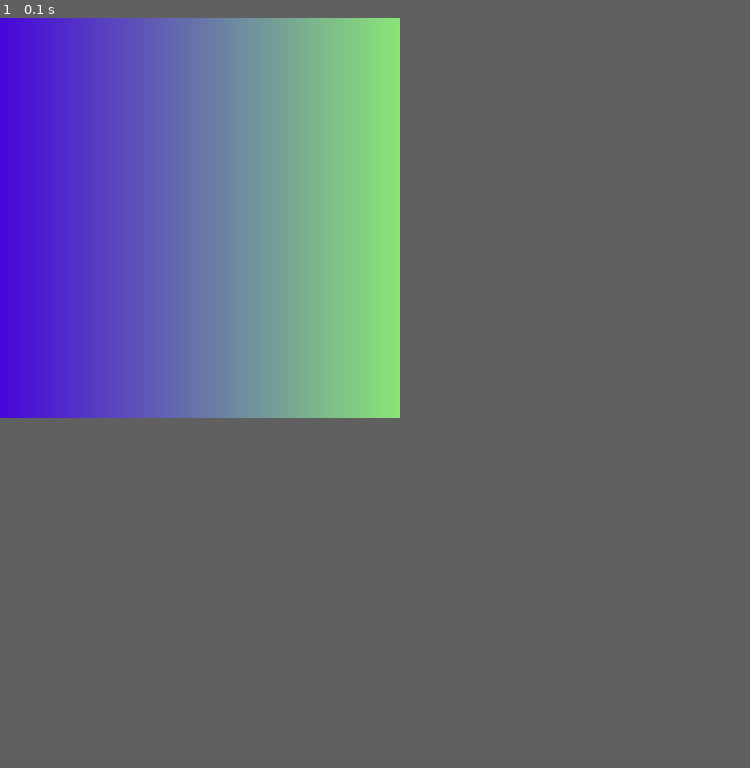
Above: before the commit, frame 1.
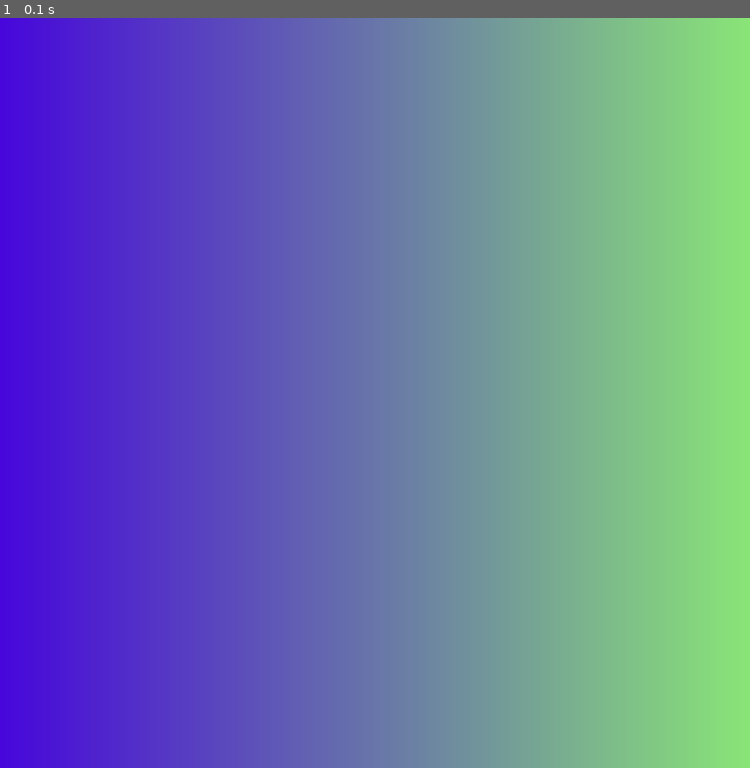
Above: after the commit, the same moment.

Repository: ShriramShagri/pygamesnippets
Game: pygame game, started from Background/gradient.py
The game is run twice, just before and just after one commit, with the same random seed, the same clock (stepped at 60 frames per second) and the same inputs.
Inputs:
- Up to frame 1 (0.1 s): no input
In our replay, the window is 400x400 before the commit and 750x750 after it. These sizes can differ from the game's own. Grey fills any space a smaller window leaves; there, only what the larger window draws over its background counts as a difference.

The runs differ from the first frame. In frame 1, 75% of the frame differs, in the area x 0-100%, y 0-100%.

Commit message:
Minor: Rename folder

Diff:
--- a/GUI/gradient.py
+++ b/Background/gradient.py
@@ -5,7 +5,7 @@
 import pygame
 import random
 
-WIDTH, HEIGHT = 400, 400
+WIDTH, HEIGHT = 750, 750
 
 WINDOW = pygame.display.set_mode((WIDTH, HEIGHT))
 pygame.display.set_caption('Gradient')
